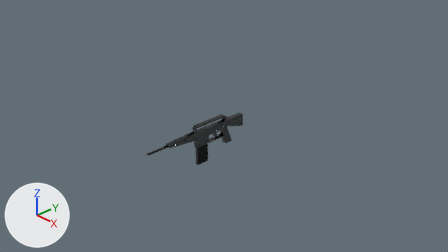
Renders of the Blender file data/source/Rifle.blend from each side of a commit.
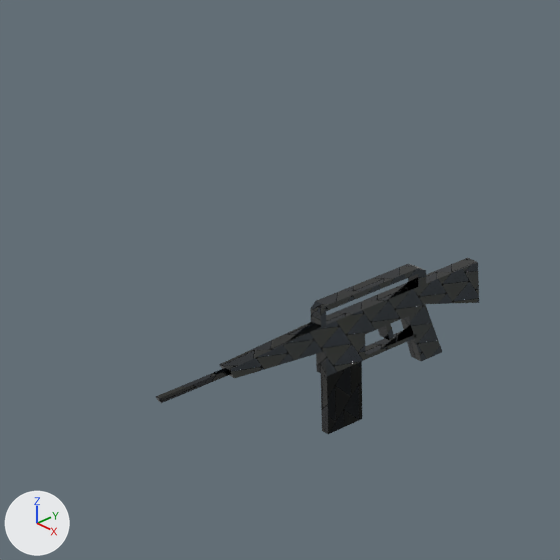
Each version appears first from the file's camera 'Camera', and next in a close-up on the part from 22% to 60% of the width and 14% to 80% of the height. Arrows for +X, +Y and +Z are at lower left; the lights stay in place.

In view in the first close-up: 'Pistol'.
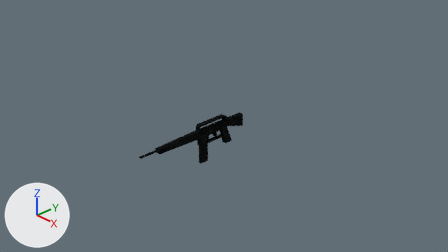
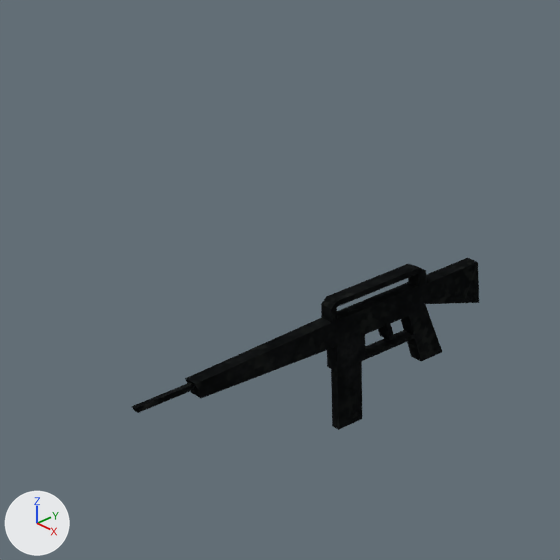
The change, as a list of edits to the scene's bpy script:
```text
Add img_metal038_1k_color_jpg:
    img_metal038_1k_color_jpg = load_image('Metal038_1K_Color.jpg', '../textures/Metal038_1K-JPG/Metal038_1K_Color.jpg', 1024, 1024, 'sRGB')
Change mat_material:
    remove # nodes: BsdfPrincipled, NormalMap, OutputMaterial, TexImage x4
    remove # uses the picture img_metalplates006_1k_color_jpg
    remove # uses the picture img_metalplates006_1k_metalness_jpg
    remove # uses the picture img_metalplates006_1k_normal_jpg
    remove # uses the picture img_metalplates006_1k_roughness_jpg
    nodes: BsdfPrincipled, OutputMaterial, TexImage
    uses the picture img_metal038_1k_color_jpg
Change me_cube:
    where me_cube.from_pydata(...)  # 98 vertices, 102 faces; spans x -1.48..0.71, y -0.04..0.04, z -0.61..0.16
    used by ob_pistol; location = (0.0, -0.248, 0.0); rotation_euler = (0.0, 0.0, 1.571), in degrees (0, 0, 90)
    me_cube part 1: all 2 vertices in x -1.03, y -0.04..0.04, z -0.04 are moved by (-0.21, 0.0, -0.03)
    me_cube part 2: all 6 vertices in x -1.06..-1.04, y -0.04..0.04, z -0.02..0.02 are moved by (-0.21, 0.0, 0.0)
    me_cube part 3: all 4 vertices in x -1.48..-1.47, y -0.01..0.01, z -0.02..0.01 are moved by (-0.14, 0.0, 0.0)
    me_cube part 4: all 30 vertices in x -0.45..-0.38, y -0.04..0.04, z -0.61..0.16 are moved by (0.07, 0.0, 0.0)
```

Pixel boxes (x1, y1, x2, y2) of what changed, in the close-ups (560 x 560 px; the box of a moved part takes in the faces that stretch with it):
'Pistol', surface changed, reshaped (8% wider): before (156, 258, 479, 434); after (131, 258, 479, 430)
part 1 of me_cube, moved or reshaped: before (220, 327, 326, 379); after (186, 323, 337, 398)
part 2 of me_cube, moved or reshaped: before (219, 322, 320, 370); after (185, 318, 331, 384)
part 3 of me_cube, moved or reshaped: before (156, 368, 230, 403); after (131, 382, 196, 413)
part 4 of me_cube, moved or reshaped: before (310, 264, 418, 434); after (321, 264, 418, 430)
